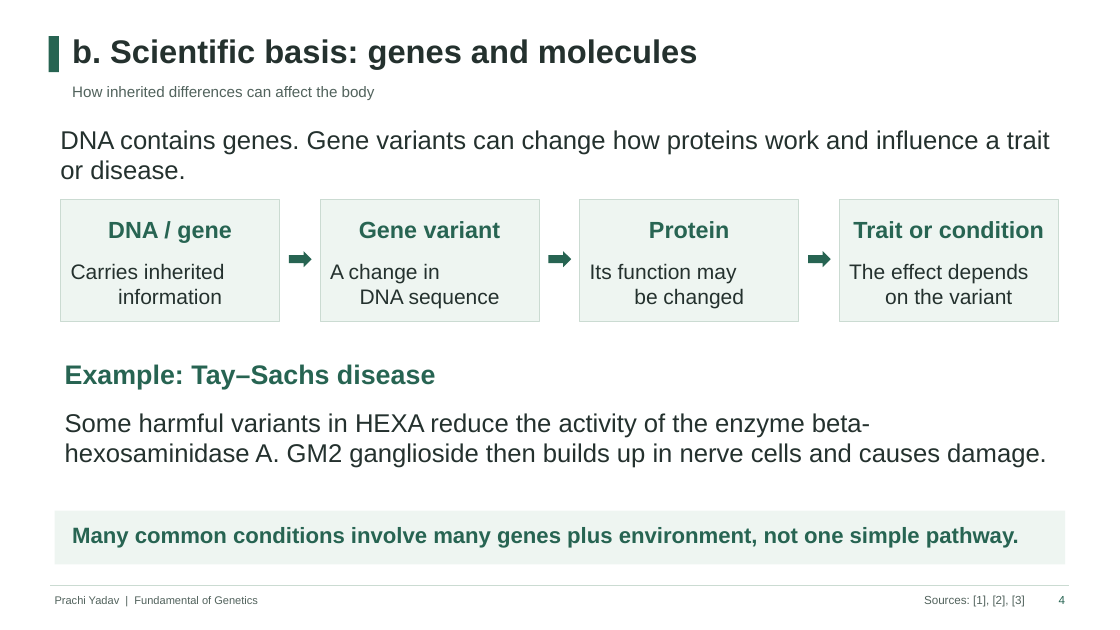
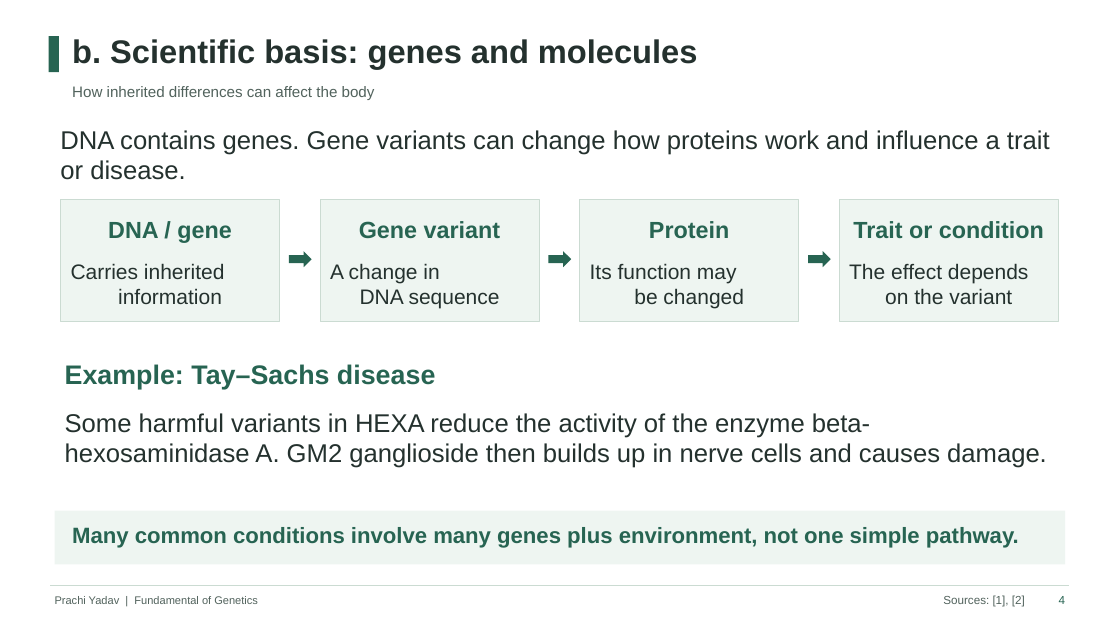
Before and after one commit to yadavmegha0720-cmd/Assignment_Data-structure_Lab, a slide deck: slide 4 of Eugenics_Genetics_Presentation.pptx. Drawn at 1120x630 pixels with LibreOffice and Linux fonts; fonts in the diff are those of the drawing. Boxes give left, top, right and bottom in pixels: in the first picture for what was removed or moved away, otherwise in the second. Text is boxed around its words. In the diff, an @@ line names an element or a change of style, - is before the commit and + after.

```diff
--- a/Eugenics_Genetics_Presentation.pptx
+++ b/Eugenics_Genetics_Presentation.pptx
@@ text at <box>943,595,1025,607</box>: text changed @@
-Sources: [1], [2], [3]
+Sources: [1], [2]
```
Also in this commit, not shown: 11 other slides changed, 2 slides added, 2 slides removed, 1 other file.
